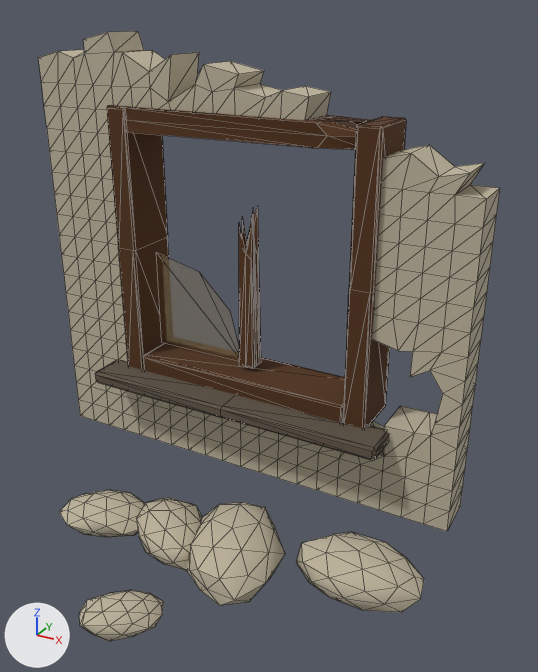
Before and after pictures for a commit that changed the glTF model godot/assets/props/modelle/wand_fenster_1x1_kaputt.glb.
One viewpoint serves both versions: a camera (50 mm lens) standing at (1.283, -1.335, 0.998) and looking at (0.666, -0.213, 0.437). Arrows for +X, +Y and +Z are at lower left; the lights stay in place. The first picture is the older version. Mesh edges are drawn as thin lines. Vertices at exactly the same position are counted once.

Objects in the first picture: 'wand_fenster_1x1_kaputt'.
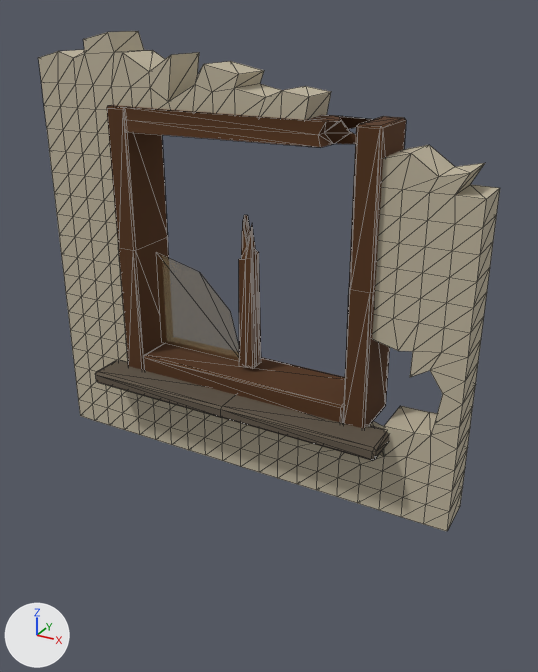
Pixel boxes [x1, y1, x2, y2] of what changed, in the pictures (538 x 672 px; the box of a moved part takes in the faces that stretch with it):
'wand_fenster_1x1_kaputt', reshaped (18% shorter): before [38, 31, 500, 642]; after [38, 31, 500, 531]
part 1 of me_wand_fenster_1x1_kaputt, deleted: before [79, 590, 164, 642]
part 2 of me_wand_fenster_1x1_kaputt, deleted: before [186, 502, 285, 605]
part 3 of me_wand_fenster_1x1_kaputt, deleted: before [296, 532, 424, 613]
part 4 of me_wand_fenster_1x1_kaputt, deleted: before [137, 498, 202, 570]
part 5 of me_wand_fenster_1x1_kaputt, deleted: before [59, 490, 145, 538]
part 6 of me_wand_fenster_1x1_kaputt, moved or reshaped: before [124, 106, 370, 150]; after [124, 106, 373, 148]
part 7 of me_wand_fenster_1x1_kaputt, moved or reshaped: before [239, 207, 261, 369]; after [239, 215, 261, 369]

Patch to the scene script:
```diff
--- a/godot/assets/props/modelle/wand_fenster_1x1_kaputt.glb.py
+++ b/godot/assets/props/modelle/wand_fenster_1x1_kaputt.glb.py
@@ me_wand_fenster_1x1_kaputt @@
 # used by ob_wand_fenster_1x1_kaputt; location = (0.0, 0.0, 0.0)
-me_wand_fenster_1x1_kaputt.from_pydata(...)  # 881 vertices, 1715 faces; spans x 0.0..1.021, y -0.637..0.065, z -0.03..0.954
+me_wand_fenster_1x1_kaputt.from_pydata(...)  # 671 vertices, 1315 faces; spans x 0.0..1.0, y -0.13..0.065, z 0.0..0.954
+# me_wand_fenster_1x1_kaputt part 1: the loose piece of 42 vertices spanning x 0.495..0.63, y -0.637..-0.509, z -0.016..0.046 is deleted
+# me_wand_fenster_1x1_kaputt part 2: the loose piece of 42 vertices spanning x 0.547..0.758, y -0.459..-0.196, z -0.03..0.077 is deleted
+# me_wand_fenster_1x1_kaputt part 3: the loose piece of 42 vertices spanning x 0.776..1.021, y -0.356..-0.197, z -0.021..0.071 is deleted
+# me_wand_fenster_1x1_kaputt part 4: the loose piece of 42 vertices spanning x 0.414..0.605, y -0.424..-0.252, z -0.02..0.066 is deleted
+# me_wand_fenster_1x1_kaputt part 5: the loose piece of 42 vertices spanning x 0.265..0.461, y -0.434..-0.292, z -0.023..0.06 is deleted
+# me_wand_fenster_1x1_kaputt part 6
+# 6 vertices are removed from x 0.684..0.798, y -0.027..0.051, z 0.76..0.785
+# 25 faces are deleted
+# 9 vertices move from x 0.681..0.771, y -0.065..0.052, z 0.762..0.808 to x 0.68..0.78, y -0.065..0.05, z 0.761..0.81
+# 6 vertices are added at (0.715, 0.065, 0.763), (0.701, -0.024, 0.765), (0.761, 0.028, 0.761), (0.682, 0.05, 0.785), (0.682, -0.027, 0.785), (0.703, 0.029, 0.785)
+# 25 new faces join them, mat_holz (brown #533216)
+# me_wand_fenster_1x1_kaputt part 7
+# 4 vertices are removed from x 0.483..0.517, y 0.0..0.009, z 0.512..0.594
+# 21 faces are deleted
+# 11 vertices move from x 0.484..0.516, y -0.017..0.019, z 0.5..0.62 to x 0.484..0.514, y -0.019..0.02, z 0.503..0.593
+# 4 vertices are added at (0.485, 0.007, 0.595), (0.516, 0.01, 0.511), (0.484, 0.0, 0.583), (0.517, 0.0, 0.522)
+# 21 new faces join them, mat_holz (brown #533216)
 me_wand_fenster_1x1_kaputt.materials.append(mat_putz)
```
